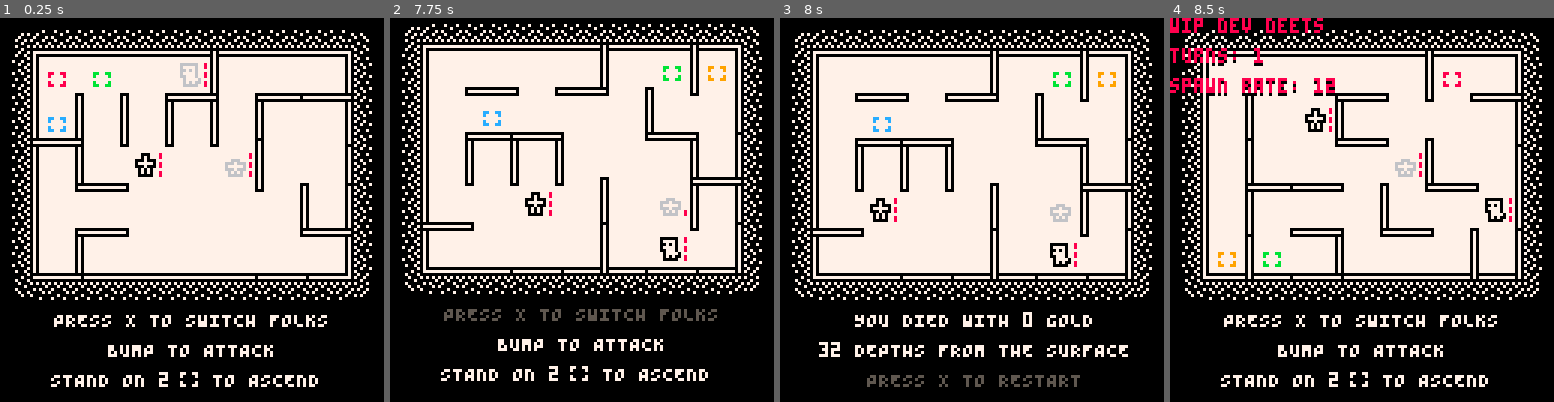
Above: before the commit, frames 1-4 (left to right).
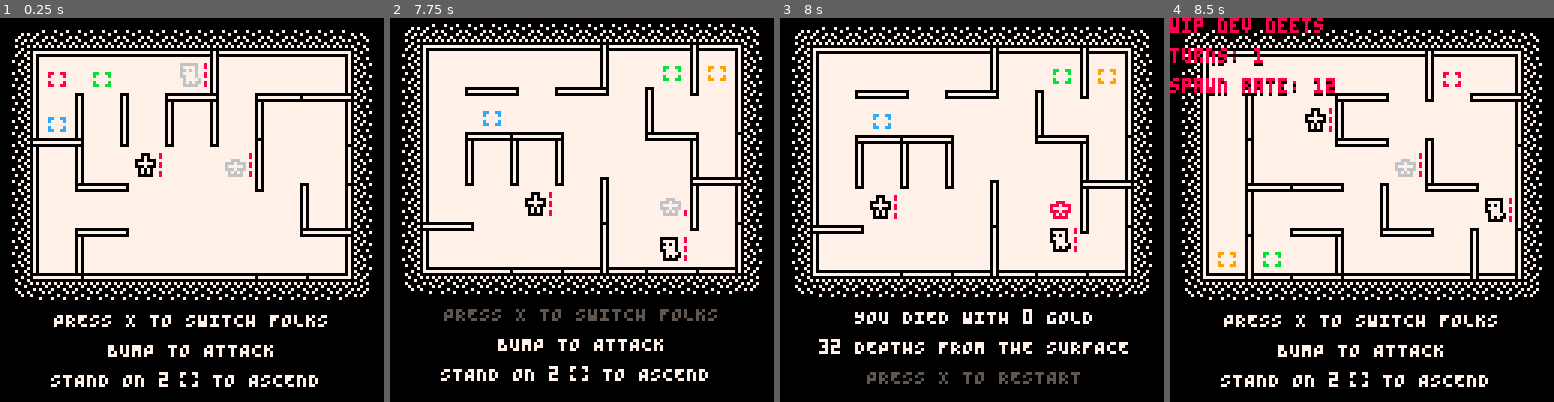
Above: after the commit, the same moments.

Repository: taylordolan/grid-folks
Game: PICO-8 cartridge grid_folks.p8
Same seed, same stepped clock (60 frames per second), same inputs: the game is played once before the commit and once after it.
Inputs:
- Up to frame 1 (0.25 s): no input
- Up to frame 2 (7.75 s): tap O (Z key) at 0.33, 1.07, 2.22, 3.72, 5.22, 6.72 s; tap Down at 0.7 s; tap X (X key) at 1.43, 2.07, 2.82, 3.57, 4.32, 5.07, 5.82, 6.57, 7.32 s; hold Up 1.97-2.63 s; hold Right 2.68-3.02 s; hold Down 3.07-3.73 s; hold Left 3.78-4.12 s; hold Up 4.17-4.5 s; hold Left 4.55-5.05 s; hold Right 5.1-5.93 s; hold Up 5.98-6.65 s; hold Right 6.7-7.03 s; hold Down from 7.08 s (still down)
- Up to frame 3 (8 s): release Down at 7.75 s; hold Left from 7.8 s (still down)
- Up to frame 4 (8.5 s): tap X (X key) at 8.07 s; release Left at 8.13 s; hold Up from 8.18 s (still down); tap O (Z key) at 8.22 s

Frames 1-2 are identical in both runs. In frame 3, 18% of the frame differs, in the area x 3-97%, y 2-97%; in frame 4, nothing differs.

Commit message:
play sounds by priority

Diff:
--- a/grid_folks.p8
+++ b/grid_folks.p8
@@ -45,7 +45,6 @@
 
 	-- sounds dictionary
 	sounds = {
-		music = 000,
 		a_step = 011,
     b_step = 012,
 		pad_step = 013, -- stepping on a pad
@@ -59,6 +58,22 @@
     enemy_step = 000,
 		win = 000,
 		lose = 000,
+	}
+
+  active_sounds = {
+		a_step = false,
+    b_step = false,
+		pad_step = false,
+		advance = false,
+		bump = false,
+		shoot = false,
+		jump = false,
+		health = false,
+		score = false,
+    enemy_die = false,
+    enemy_step = false,
+		win = false,
+		lose = false,
 	}
 
 	-- some game state
@@ -164,7 +179,7 @@
   new_e_grown():deploy()
 
 	-- start the music!
-	music(sounds.music)
+	music(000)
 end
 
 function _update60()
@@ -226,11 +241,11 @@
 		score += 100
 		depth = 0
 		game_over = true
-		sfx(sounds.win, 3)
+		active_sounds.win = true
 	-- game lose
 	elseif hero_a.health <= 0 or hero_b.health <= 0 then
 		game_over = true
-		sfx(sounds.lose, 3)
+		active_sounds.lose = true
 	-- player turn
 	elseif p_turn == true and #queue > 0 then
 		if queue[1] == 5 then
@@ -239,7 +254,7 @@
 				next.active = not next.active
 			end
 			crosshairs()
-			sfx(sounds.switch, 3)
+			active_sounds.switch = true
 		else
 			active_hero():act(queue[1])
 		end
@@ -285,6 +300,33 @@
 		p_turn = true
 	end
 	h_btns()
+
+  -- lower sounds are higher priority
+  local sound_priorities = {
+    "enemy_step",
+		"a_step",
+    "b_step",
+		"pad_step",
+		"advance",
+		"bump",
+		"shoot",
+		"jump",
+		"health",
+		"score",
+    "enemy_die",
+		"win",
+		"lose",
+	}
+  local active_sound = false
+  for next in all(sound_priorities) do
+    if active_sounds[next] then
+      active_sound = next
+    end
+    active_sounds[next] = false
+  end
+  if active_sound then
+    sfx(sounds[active_sound], 3)
+  end
 
 	if stat(1) > 1 then printh(stat(1)) end
 end
@@ -508,7 +550,7 @@
 				set_tile(self, next_tile)
 				ani_to(self, {_half, _next}, ani_frames/2, 0)
 				delay = ani_frames
-				sfx(sounds.jump, 3)
+				active_sounds.jump = true
 				p_turn = false
 
 			-- if there's no wall
@@ -521,13 +563,13 @@
 						hit_target(next, 1, {-direction[1],-direction[2]})
 					end
 					new_shot(self, direction)
-					sfx(sounds.shoot, 3)
+					active_sounds.shoot = true
 					delay = ani_frames
 					p_turn = false
 
 				-- otherwise, if there's an enemy in the destination, hit it
 				elseif enemy then
-					sfx(sounds.bump, 3)
+					active_sounds.bump = true
 					hit_target(enemy, 1, direction)
 					local here = pos_pix(tile(self))
 					local bump = {here[1] + direction[1] * 4, here[2] + direction[2] * 4}
@@ -772,7 +814,7 @@
 			local bump = {here[1] + direction[1] * 4, here[2] + direction[2] * 4}
 			ani_to(self, {bump, here}, ani_frames/2, 2)
 			delay = ani_frames
-			sfx(sounds.bump, 3)
+			active_sounds.bump = true
 		end
 	end
 
@@ -929,7 +971,7 @@
 			set_tile(self, _t)
 			ani_to(self, {pos_pix(_t)}, ani_frames, 0)
 			delay = ani_frames
-			sfx(sounds.enemy_bump, 3)
+			active_sounds.enemy_bump = true
 			self.health = 0
 		end
 	end
@@ -959,7 +1001,7 @@
 			local bump = {here[1] + direction[1] * 4, here[2] + direction[2] * 4}
 			ani_to(self, {bump, here}, ani_frames/2, 2)
 			delay = ani_frames
-			sfx(sounds.enemy_bump, 3)
+			active_sounds.enemy_bump = true
 			self.stunned = true
 		end
 	end
@@ -1384,11 +1426,11 @@
   -- being deployed
 	if thing.type == "hero" and thing.x then
 		if find_type("pad", dest) then
-			sfx(sounds.pad_step, 3)
+			active_sounds.pad_step = true
 		elseif thing == hero_a then
-			sfx(sounds.a_step, 3)
+			active_sounds.a_step = true
     elseif thing == hero_b then
-      sfx(sounds.b_step, 3)
+      active_sounds.b_step = true
 		end
 	end
 
@@ -1447,7 +1489,7 @@
 			if _c.color == 008 then
 				if hero.health < hero.max_health then
 					hero.health = min(hero.health + 1, hero.max_health)
-          sfx(sounds.health, 3)
+          active_sounds.health = true
 					new_num_effect(hero, 1, 008, 007)
 				else
 					new_num_effect(hero, 0, 008, 007)
@@ -1713,7 +1755,7 @@
 	set_tile(new_button(o_p.color), {o_p.x, o_p.y})
 
 	-- make the advance sound
-	sfx(sounds.advance, 3)
+	active_sounds.advance = true
 end
 
 function hit_target(target, damage, direction)
@@ -1721,7 +1763,7 @@
 	if target.type == "enemy" then
 		has_bumped = true
     if target.health <= 0 then
-      sfx(sounds.enemy_die, 3)
+      active_sounds.enemy_die = true
     end
 	end
 	local r = {000,008}
